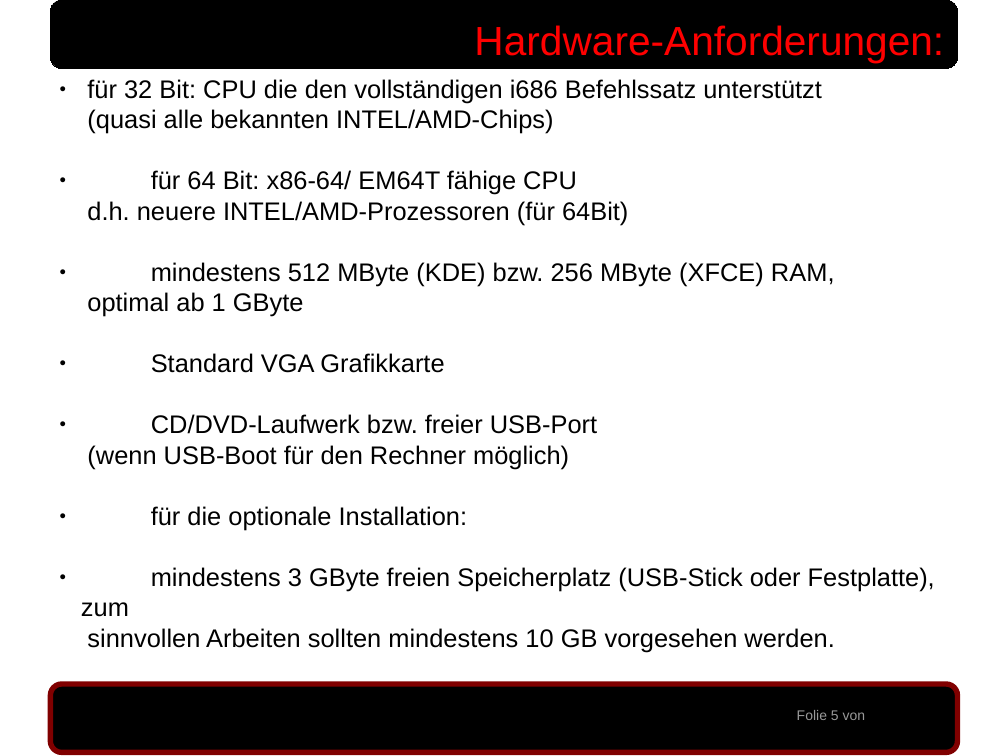
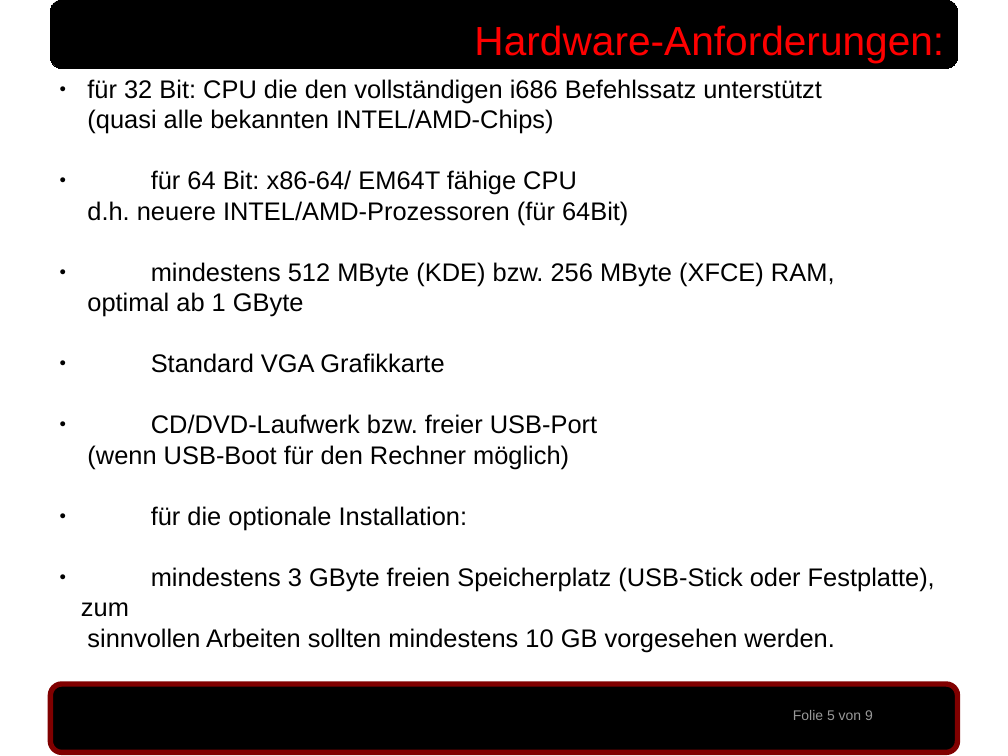
Before and after one commit to sidux-ev/praesentation, a slide deck: slide 5 of bin/sigint2010_koeln.odp. Drawn at 1008x756 pixels with LibreOffice and Linux fonts; fonts in the diff are those of the drawing; background and template pictures are left out. Boxes give left, top, right and bottom in pixels: in the first picture for what was removed or moved away, otherwise in the second. Text is boxed around its words. In the diff, an @@ line names an element or a change of style, - is before the commit and + after.

```diff
--- a/bin/sigint2010_koeln.odp
+++ b/bin/sigint2010_koeln.odp
@@ text at [793, 710, 873, 720]: text changed @@
-Folie 5 von
+Folie 5 von 9
```
Also in this commit, not shown: 8 other slides changed, 4 other files.
